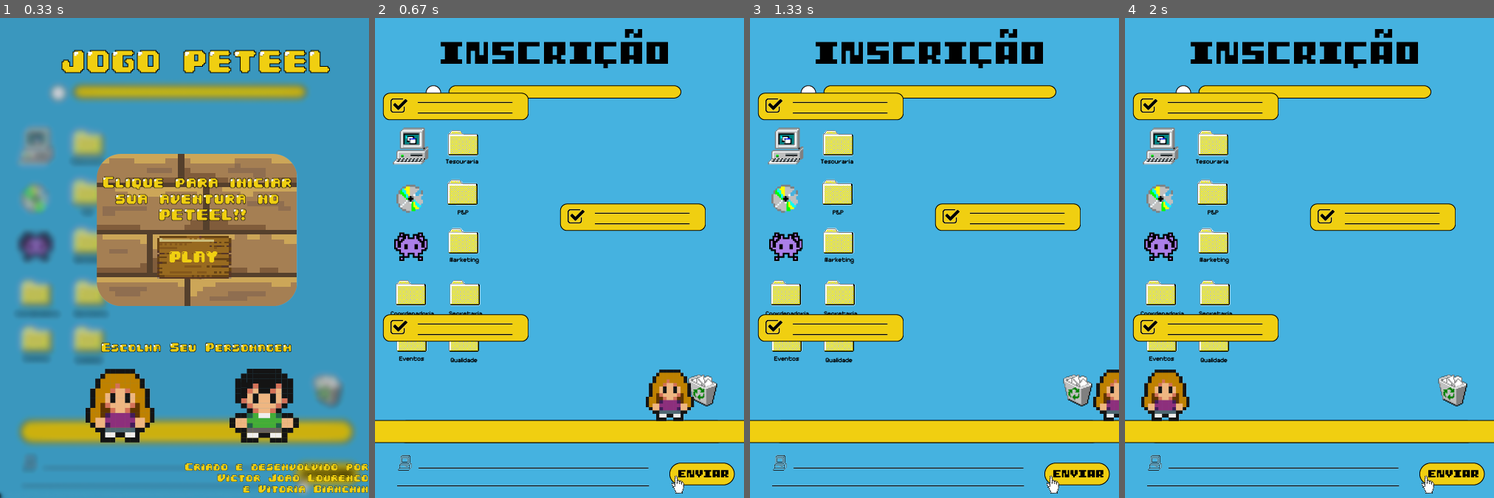
Above: before the commit, frames 1-4 (left to right).
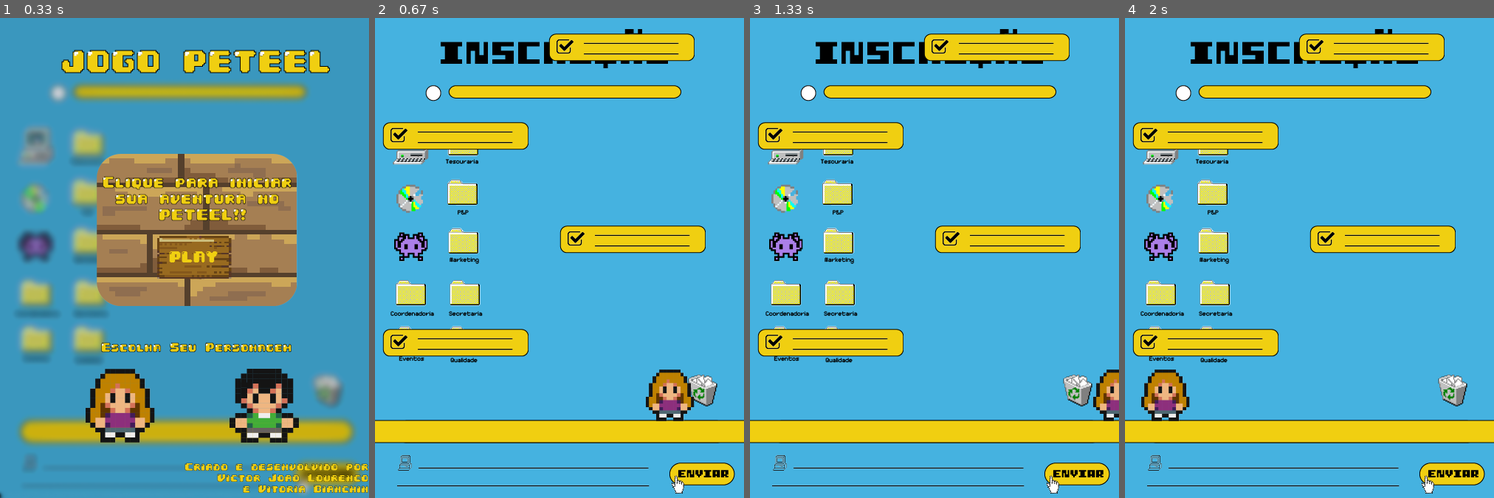
Above: after the commit, the same moments.

Repository: Victor-J-L/JOGO-PETEEL
Game: pygame game, started from primeirafaseteste.py
The game is run twice, just before and just after one commit, with the same random seed, the same clock (stepped at 60 frames per second) and the same inputs.
Inputs (mouse positions are in pixels of both pictures, inside the frame that each line leads up to):
- Up to frame 1 (0.33 s): no input
- Up to frame 2 (0.67 s): click (570, 258) at 0.38 s
- Up to frame 3 (1.33 s): hold Right 0.67-1.13 s; move the mouse to (919, 277) at 0.7 s; hold Right from 1.17 s (still down)
- Up to frame 4 (2 s): release Right at 1.63 s; hold Left from 1.67 s (still down)

Frame 1 is identical in both runs. In frame 2, 13% of the frame differs, in the area x 2-90%, y 3-71%; in frame 3, 13%; in frame 4, 13%.

Commit message:
Ajustes no random

Diff:
--- a/primeirafaseteste.py
+++ b/primeirafaseteste.py
@@ -77,7 +77,7 @@
 
         #colisao
 
-        if personagem.vel.y > 1 :
+        if personagem.vel.y > 0.9:
             colisao_plataforma = pygame.sprite.spritecollide(personagem, plataformas, False)
             if colisao_plataforma:
                 personagem.pos.y = colisao_plataforma[0].rect.top
@@ -90,10 +90,10 @@
                     colisao_plataforma = pygame.sprite.spritecollide(personagem, plataformas, False)
                     personagem.rect.x -= 1
                     if  colisao_plataforma:
-                        personagem.vel.y = -18
+                        personagem.vel.y = -20
 
 
-         # if player reaches top 1/4 of screen
+         # Scrolling
         if personagem.rect.top <= 250:
             personagem.pos.y += abs(personagem.vel.y)
             for plat in plataformas:
@@ -102,9 +102,9 @@
                     plat.kill()
 
         # spawn new platforms to keep same average number
-        while len(plataformas) < 6:
-            p = Plataformas(random.randrange(5, 350),
-                         random.randrange(-100, -30))
+        while len(plataformas) < 5:
+            p = Plataformas(random.randrange(5, 300),
+                         random.randrange(-52, -48))
             plataformas.add(p)
 
 
--- a/sprites.py
+++ b/sprites.py
@@ -161,25 +161,22 @@
 
 #Lista de Plataformas
 
-Plataforma_lista = [ (800, 400), (-15, 544), (250, 250), (10, 400), (10, 100)]
-p00 = Plataformas(800, 400)
-plataformas.add(p00)
+Plataforma_lista = [(-15, 544), (250, 250), (10, 400), (10, 100), (235, -10)]
 
 p0 = Chao(-15, 544)
 plataformas.add(p0)
 
-p1 = Plataformas(250, 250)
+p1 = Plataformas(250, 280)
 plataformas.add(p1)
 
-p2 = Plataformas(10, 400)
+p2 = Plataformas(10, 420)
 plataformas.add(p2)
 
-p3 = Plataformas(10, 100)
+p3 = Plataformas(10, 140)
 plataformas.add(p3)
 
-# o chão
-
-ochao = Chao(400, 805)
+p4 = Plataformas(235, 20)
+plataformas.add(p4)
 
 #Fundo Inicial
 fundoinicial=FundoInicial()
